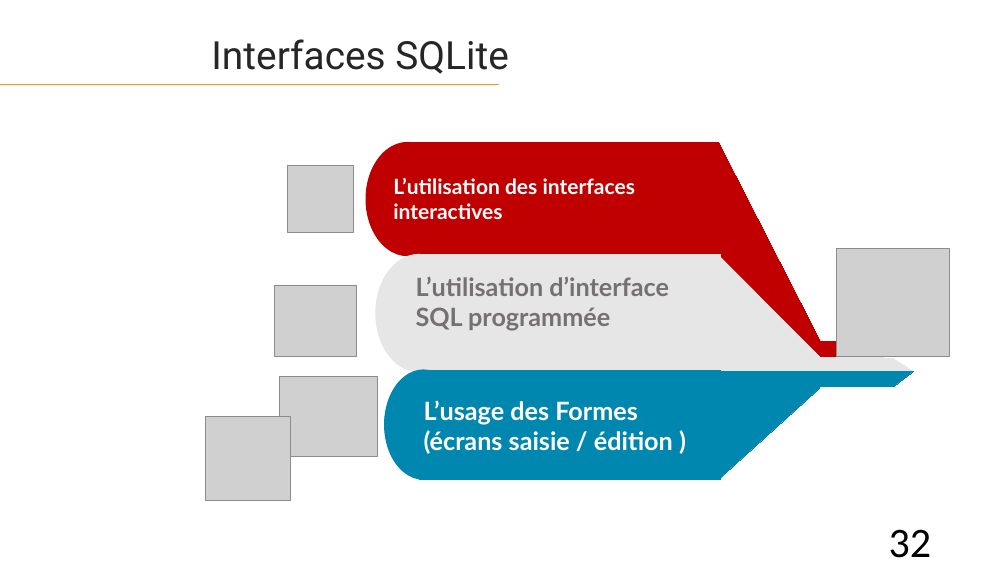
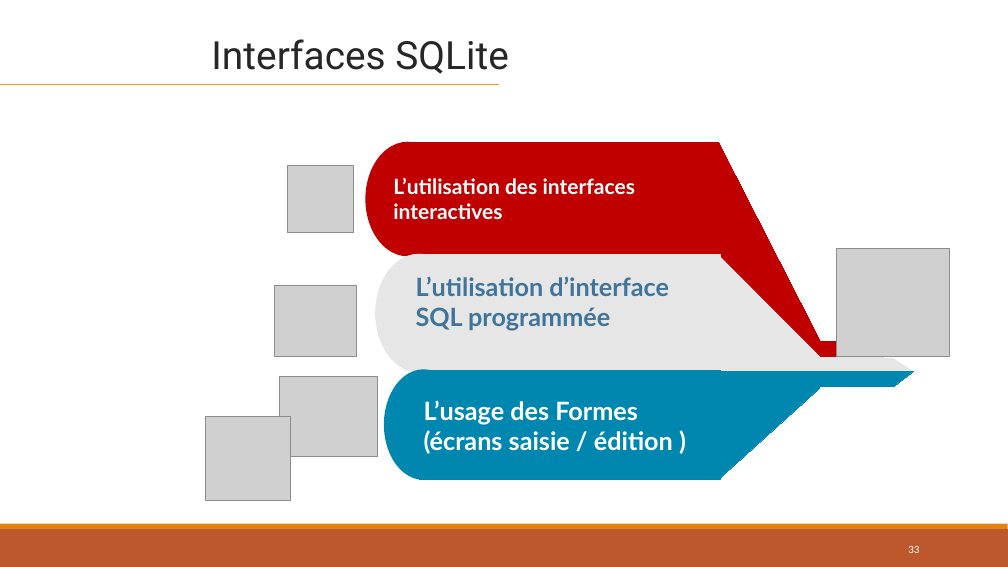
Before and after one commit to lahcenrahlaoui/Wingardium_Leviosaaaa, a slide deck: slide 33 of Presentation-projet-SQLite (1) - Copy.pptx (slide 32 before the commit). Drawn at 1008x567 pixels with LibreOffice and Linux fonts; fonts in the diff are those of the drawing; grey boxes stand for pictures. Boxes give left, top, right and bottom in pixels: in the first picture for what was removed or moved away, otherwise in the second. Text is boxed around its words. In the diff, an @@ line names an element or a change of style, - is before the commit and + after.

```diff
--- a/Presentation-projet-SQLite (1) - Copy.pptx
+++ b/Presentation-projet-SQLite (1) - Copy.pptx
@@ ellipse at (376,254,462,371): outline #E6E6E6 1 pt to #E6E6E6 1.25 pt @@
@@ text "L’utilisation d’interface SQL programmée" at (416,276,669,331): text colour #767171 to #40749B @@
@@ rectangle added at (0,529,1008,567), fill #BD582C @@
@@ rectangle added at (0,524,1008,529), fill #E48312 @@
@@ page number at (908,546,919,553): text changed; size 40 to 10.5 pt; text colour #000000 to #FFFFFF @@
-32
+33
```
Also in this commit, not shown: 53 other slides changed, 2 slides added, 1 slide removed.
